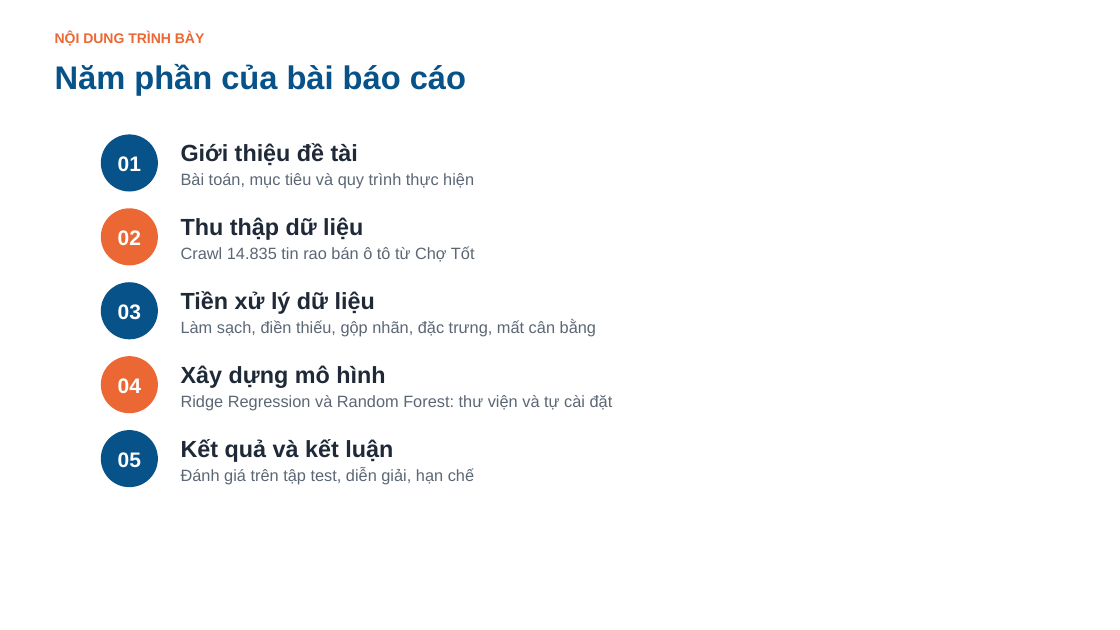
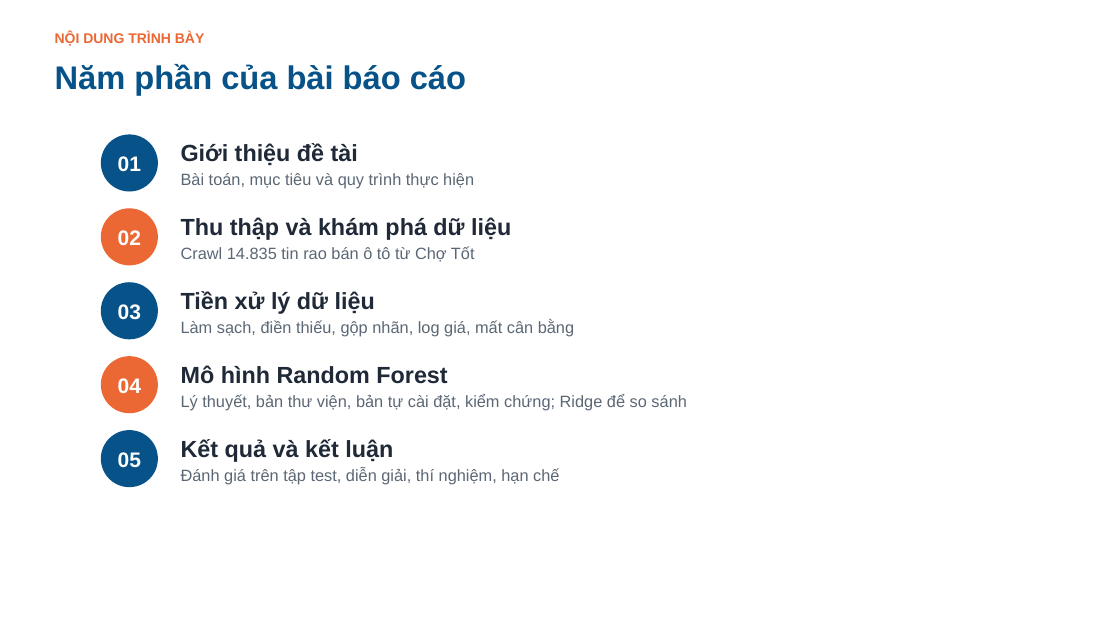
Before and after one commit to tiendc57/DataScience, a slide deck: slide 2 of slides/Bao_cao_Du_doan_gia_o_to.pptx. Drawn at 1120x630 pixels with LibreOffice and Linux fonts; fonts in the diff are those of the drawing; background and template pictures are left out. Boxes give left, top, right and bottom in pixels: in the first picture for what was removed or moved away, otherwise in the second. Text is boxed around its words. In the diff, an @@ line names an element or a change of style, - is before the commit and + after.

```diff
--- a/slides/Bao_cao_Du_doan_gia_o_to.pptx
+++ b/slides/Bao_cao_Du_doan_gia_o_to.pptx
@@ text at (x1=181, y1=217, x2=511, y2=240): text changed @@
-Thu thập dữ liệu
+Thu thập và khám phá dữ liệu
@@ text at (x1=181, y1=320, x2=574, y2=337): text changed @@
-Làm sạch, điền thiếu, gộp nhãn, đặc trưng, mất cân bằng
+Làm sạch, điền thiếu, gộp nhãn, log giá, mất cân bằng
@@ text at (x1=181, y1=365, x2=447, y2=384): text changed @@
-Xây dựng mô hình
+Mô hình Random Forest
@@ text at (x1=181, y1=394, x2=686, y2=410): text changed @@
-Ridge Regression và Random Forest: thư viện và tự cài đặt
+Lý thuyết, bản thư viện, bản tự cài đặt, kiểm chứng; Ridge để so sánh
@@ text at (x1=181, y1=467, x2=559, y2=484): text changed @@
-Đánh giá trên tập test, diễn giải, hạn chế
+Đánh giá trên tập test, diễn giải, thí nghiệm, hạn chế
```
Also in this commit, not shown: 15 other slides changed, 18 slides added, 18 slides removed, 18 other files.
